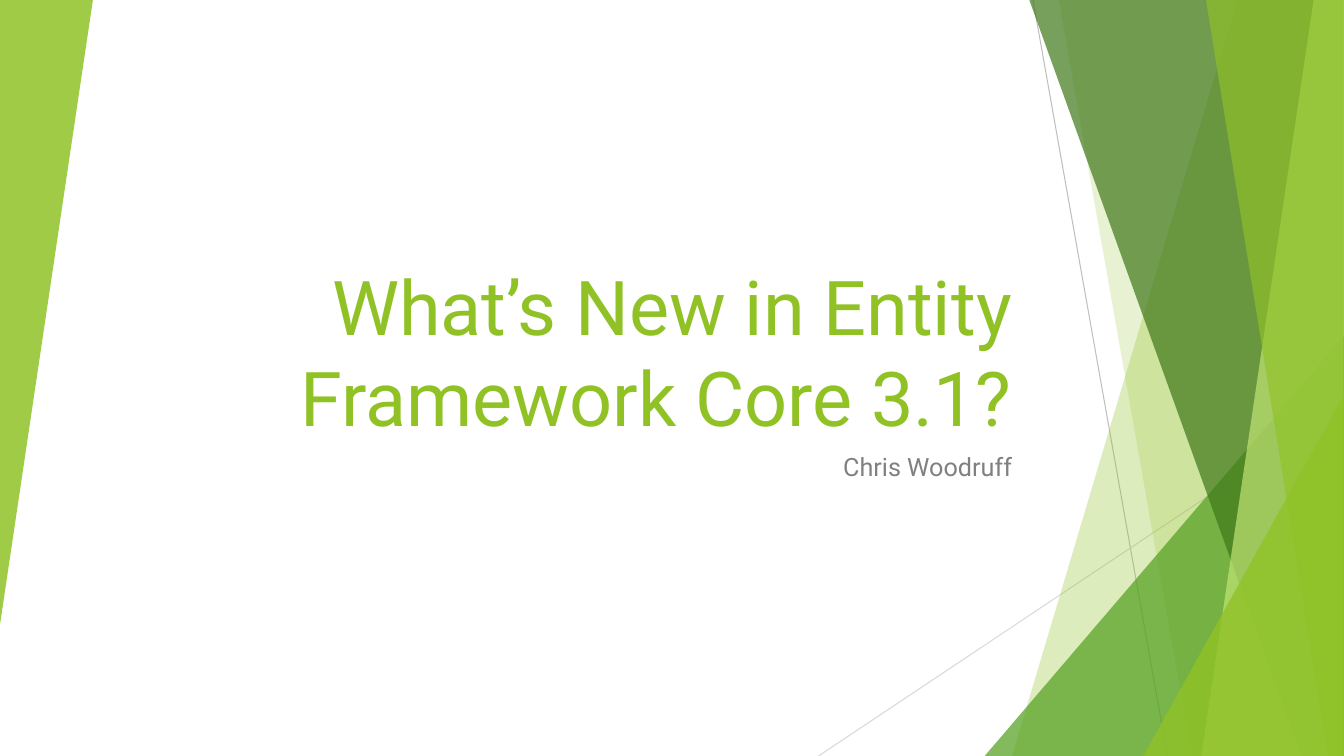
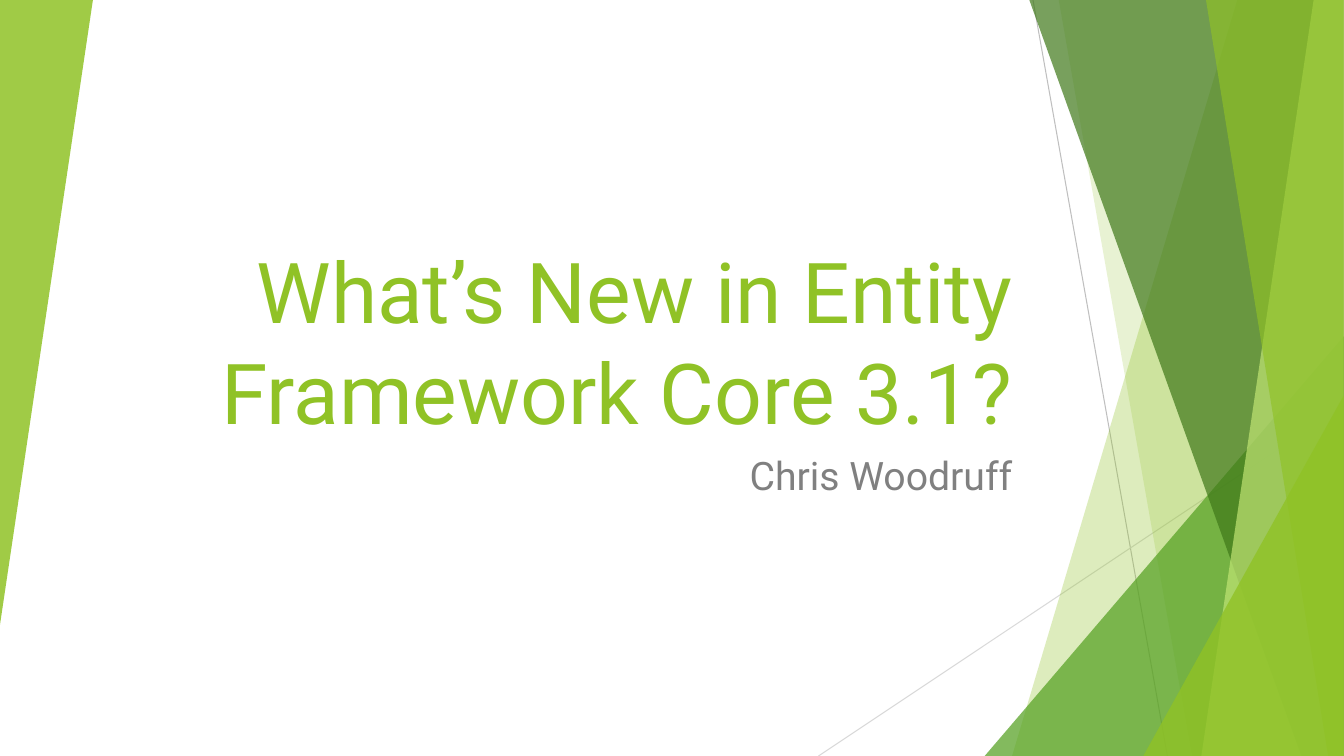
Before and after one commit to cwoodruff/EFCore3Demos, a slide deck: slide 1 of What’s new in Entity Framework Core 3.1.pptx. Drawn at 1344x756 pixels with LibreOffice and Linux fonts; fonts in the diff are those of the drawing. Boxes give left, top, right and bottom in pixels: in the first picture for what was removed or moved away, otherwise in the second. Text is boxed around its words. In the diff, an @@ line names an element or a change of style, - is before the commit and + after.

```diff
--- a/What’s new in Entity Framework Core 3.1.pptx
+++ b/What’s new in Entity Framework Core 3.1.pptx
@@ title "What’s New in Entity Framework ..." at [221, 260, 1012, 425]: size 54 to 60 pt @@
@@ subtitle "Chris Woodruff" at [750, 460, 1012, 491]: size 18 to 28 pt @@
```
Also in this commit, not shown: 8 other slides changed, 1 slide added, 1 slide removed.
